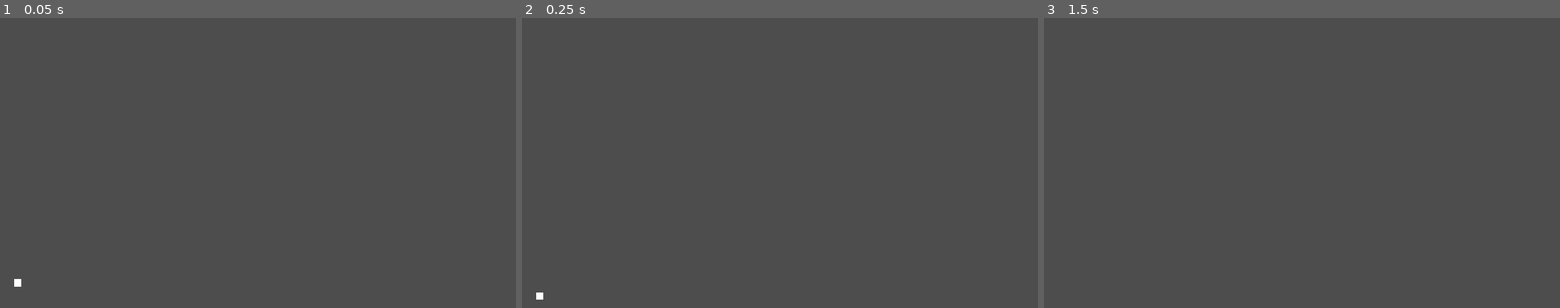
Above: before the commit, frames 1-3 (left to right).
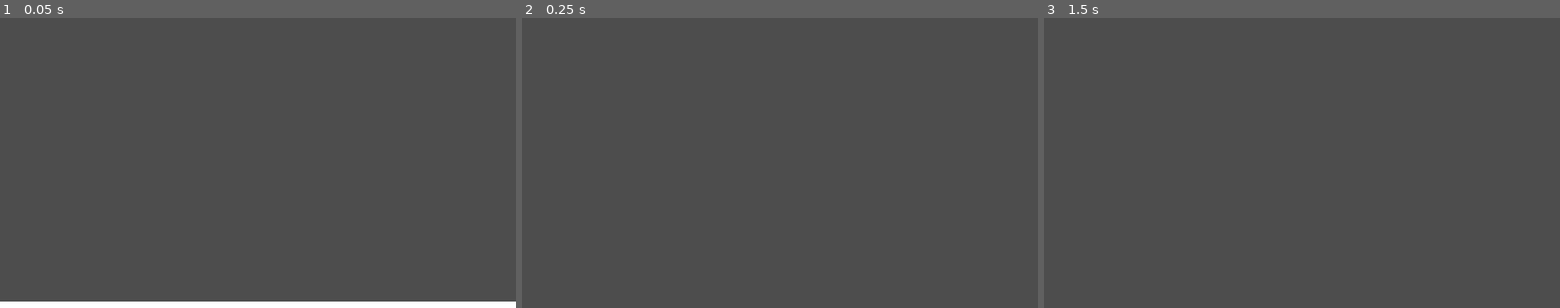
Above: after the commit, the same moments.

Repository: AlanW-bths/NYC-Haven-Jam
Game: Godot game, scene res://node_2d.tscn
Same seed, same stepped clock (60 frames per second), same inputs: the game is played once before the commit and once after it. The project has no main scene, so this scene is started directly. The engine's default icon, where the game draws it, is replaced by a stand-in: a white triangle on a blue panel in a dark square.
Inputs:
- Up to frame 1 (0.05 s): no input
- Up to frame 2 (0.25 s): no input
- Up to frame 3 (1.5 s): tap Enter (ui_accept) at 0.5, 0.6, 0.77, 1.07, 1.25, 1.35 s; hold Right (ui_right) from 0.53 s (still down)

The runs differ from the first frame. In frame 1, 2.3% of the frame differs, in the area x 0-100%, y 90-100%; in frame 2, less than 0.1%; in frame 3, nothing differs.

Commit message:
More Scenes + Character Movement
Added a main floor to sisyphus minigame + a character body with movement

Diff:
--- /dev/null
+++ b/do-your-best!/PlayerMovement.gd
@@ -0,0 +1,25 @@
+extends CharacterBody2D
+
+
+const SPEED = 300.0
+const JUMP_VELOCITY = -400.0
+
+
+func _physics_process(delta: float) -> void:
+	# Add the gravity.
+	if not is_on_floor():
+		velocity += get_gravity() * delta
+
+	# Handle jump.
+	if Input.is_action_just_pressed("ui_accept") and is_on_floor():
+		velocity.y = JUMP_VELOCITY
+
+	# Get the input direction and handle the movement/deceleration.
+	# As good practice, you should replace UI actions with custom gameplay actions.
+	var direction := Input.get_axis("ui_left", "ui_right")
+	if direction:
+		velocity.x = direction * SPEED
+	else:
+		velocity.x = move_toward(velocity.x, 0, SPEED)
+
+	move_and_slide()
--- a/do-your-best!/node_2d.tscn
+++ b/do-your-best!/node_2d.tscn
@@ -1,21 +1,48 @@
 [gd_scene format=3 uid="uid://ojmqkvk4wpie"]
 
+[ext_resource type="Texture2D" uid="uid://cg7iwahgbk6fs" path="res://icon.svg" id="1_wtcfe"]
+
+[sub_resource type="RectangleShape2D" id="RectangleShape2D_5qk0w"]
+size = Vector2(8, 8)
+
+[sub_resource type="QuadMesh" id="QuadMesh_orrq1"]
+
 [sub_resource type="RectangleShape2D" id="RectangleShape2D_eaghv"]
-size = Vector2(16, 16)
+size = Vector2(2288, 16)
 
 [sub_resource type="QuadMesh" id="QuadMesh_5qk0w"]
 
 [node name="Node2D" type="Node2D" unique_id=1121677183]
 
+[node name="CharacterBody2D" type="CharacterBody2D" parent="." unique_id=676528423]
+position = Vector2(-32, 48)
+
+[node name="CollisionShape2D" type="CollisionShape2D" parent="CharacterBody2D" unique_id=2008870430]
+position = Vector2(4, -4)
+shape = SubResource("RectangleShape2D_5qk0w")
+
+[node name="MeshInstance2D" type="MeshInstance2D" parent="CharacterBody2D/CollisionShape2D" unique_id=914085179]
+position = Vector2(2.3841858e-07, -2.3841858e-07)
+rotation = 3.1415927
+scale = Vector2(7.9999995, 7.9999995)
+mesh = SubResource("QuadMesh_orrq1")
+texture = ExtResource("1_wtcfe")
+
+[node name="Main Screen" type="Node2D" parent="." unique_id=353922581]
+
+[node name="Pause Menu" type="Node2D" parent="." unique_id=1751848864]
+
 [node name="Sisyphus" type="Node2D" parent="." unique_id=130366799]
+position = Vector2(-32, 48)
 
 [node name="RigidBody2D" type="RigidBody2D" parent="Sisyphus" unique_id=1452672495]
 position = Vector2(40, 592)
 
 [node name="CollisionShape2D" type="CollisionShape2D" parent="Sisyphus/RigidBody2D" unique_id=353800533]
+position = Vector2(1136, 0)
 shape = SubResource("RectangleShape2D_eaghv")
 
 [node name="MeshInstance2D" type="MeshInstance2D" parent="Sisyphus/RigidBody2D/CollisionShape2D" unique_id=306521913]
-position = Vector2(0, -4.7683716e-07)
-scale = Vector2(16, 15.999999)
+position = Vector2(-7.6293945e-05, -4.7683716e-07)
+scale = Vector2(2288, 15.999999)
 mesh = SubResource("QuadMesh_5qk0w")
Not shown, added: do-your-best!/PlayerMovement.gd.uid
